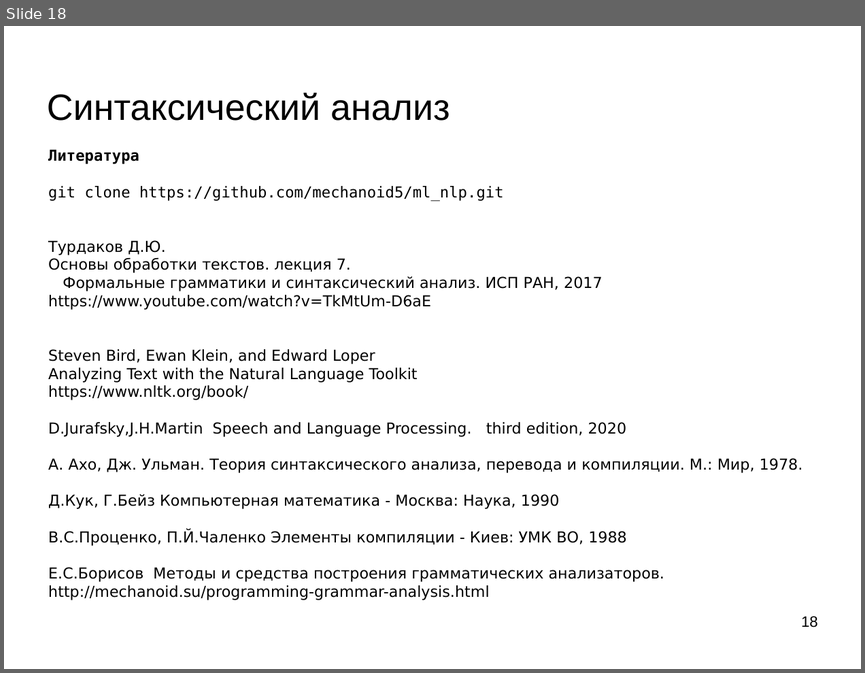
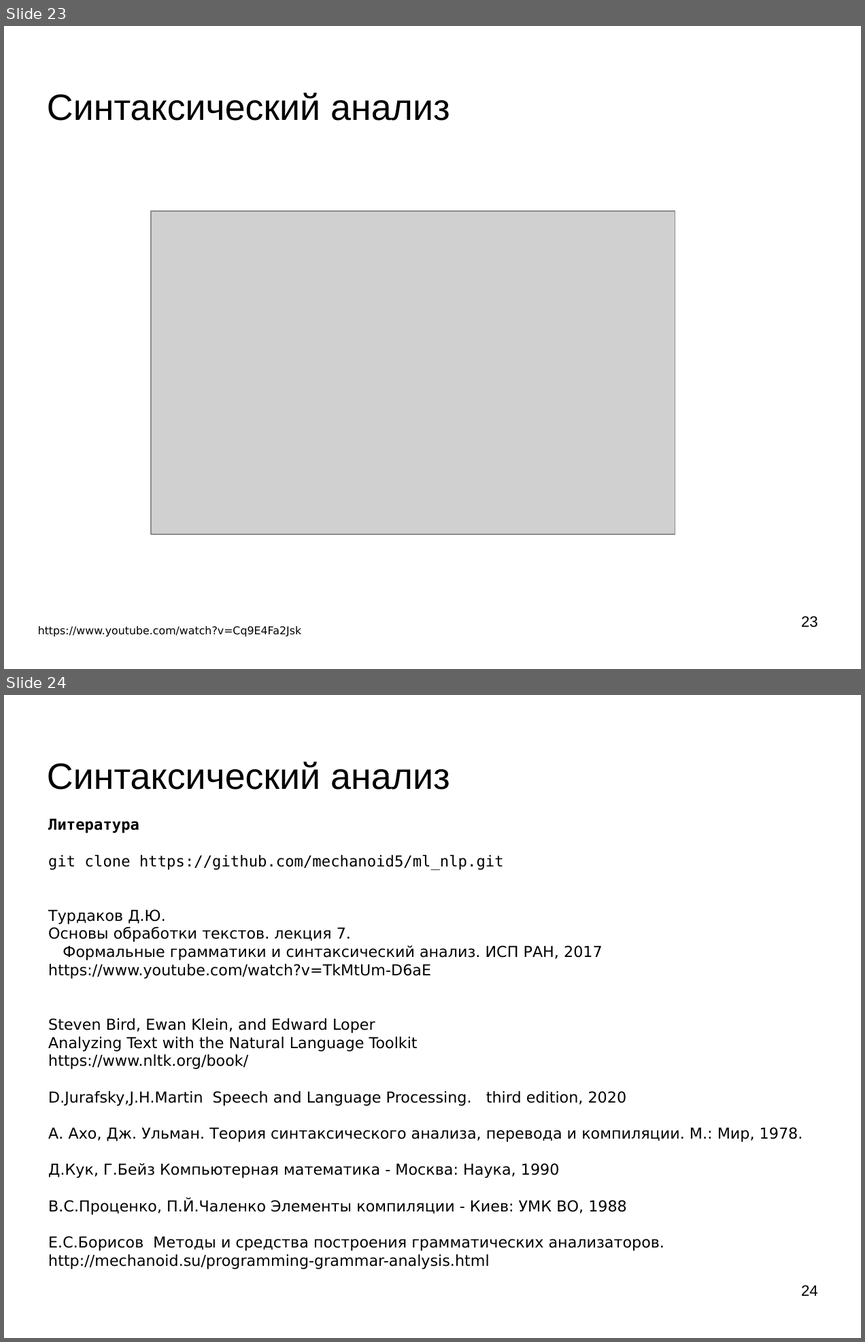
Before and after one commit to mechanoid5/ml_nlp_2022, a slide deck: 08-synt-grammar-cons.odp. Shown one above the other, each under a label of ours: slide 18 before the commit, slides 23 and 24 after it. The pictures are 865x673 and 865x1342 pixels, drawn with LibreOffice and Linux fonts; fonts in the diff are those of the drawing; grey boxes stand for pictures; background and template pictures are left out. Boxes give left, top, right and bottom in pixels: in the first picture for what was removed or moved away, otherwise in the second. Text is boxed around its words. In the diff, an @@ line names an element or a change of style, - is before the commit and + after.

```diff
--- a/08-synt-grammar-cons.odp
+++ b/08-synt-grammar-cons.odp
@@ slide 23 added at box(4, 26, 861, 669), background picture (left out) @@
@@ title added at box(47, 93, 450, 121), 33.9 pt, text #000000 @@
+Синтаксический анализ
@@ picture added at box(151, 211, 675, 535) @@
@@ page number added at box(801, 616, 818, 627), 14 pt, text #000000 @@
+23
@@ text added at box(38, 626, 301, 637), 10 pt, text #000000 @@
+https://www.youtube.com/watch?v=Cq9E4Fa2Jsk
@@ what was slide 18 is now slide 24 @@
@@ page number at box(801, 1285, 818, 1295): text changed @@
-18
+24
```
Also in this commit, not shown: 5 other slides added, 9 other files.
